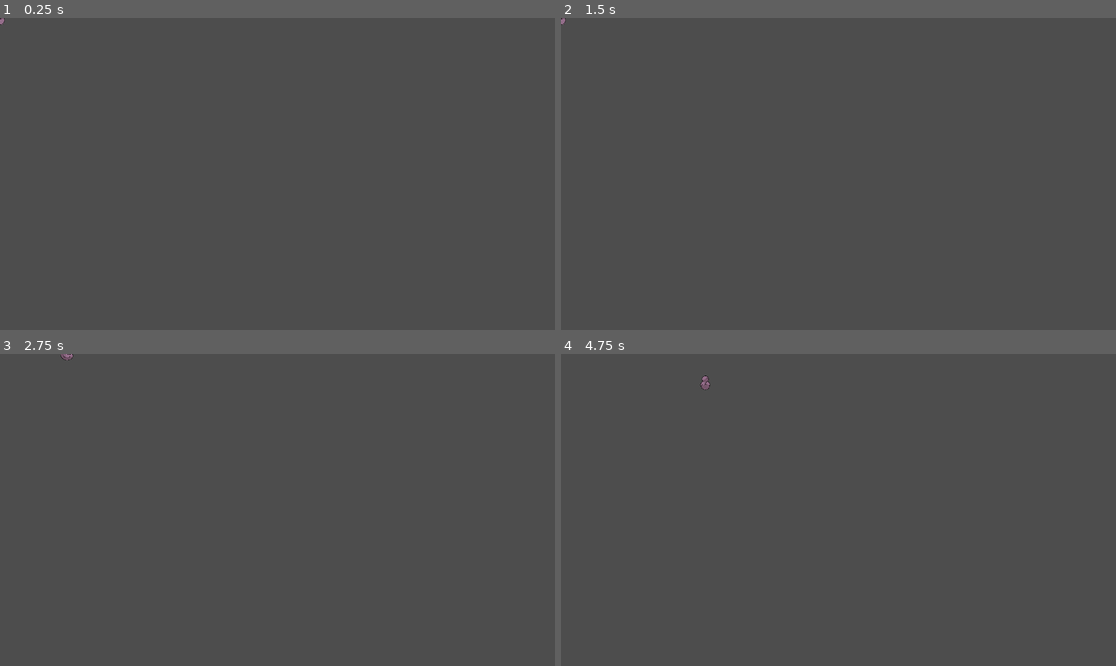
Above: before the commit, frames 1-4 (two rows, left to right).
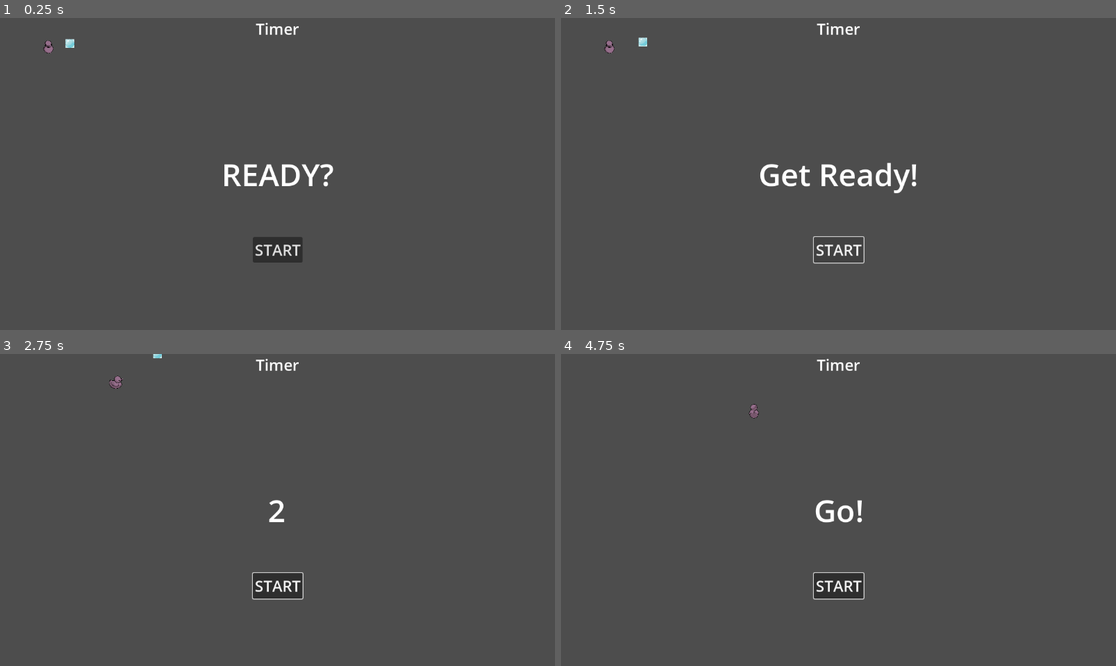
Above: after the commit, the same moments.

Repository: pmaitland/GGJ2025
Game: Godot game, scene res://scenes/noel_level.tscn
The game is run twice, just before and just after one commit, with the same random seed, the same clock (stepped at 60 frames per second) and the same inputs. This scene is started directly instead of the project's main scene.
Inputs (mouse positions are in pixels of both pictures, inside the frame that each line leads up to):
- Up to frame 1 (0.25 s): no input
- Up to frame 2 (1.5 s): click (838, 248) at 0.5 s, where only the run after the commit has a clickable "START"; click (838, 248) at 1.25 s, where only the run after the commit has a clickable "START"
- Up to frame 3 (2.75 s): tap Enter at 2 s; move the mouse to (399, 494) at 2.02 s; press the mouse at (399, 494) at 2.03 s; hold D (move_right) from 2.03 s (still down)
- Up to frame 4 (4.75 s): move the mouse to (727, 525) at 2.77 s; release D (move_right) at 2.78 s; release the mouse at (727, 525) at 2.78 s; hold S (move_down) 2.78-3.53 s; click (727, 525) at 2.85 s; move the mouse to (894, 441) at 3.52 s; press the mouse at (894, 441) at 3.53 s; hold D (move_right) 3.53-4.28 s; move the mouse to (810, 572) at 4.27 s; release the mouse at (810, 572) at 4.28 s; hold Up (move_up) from 4.28 s (still down); click (810, 572) at 4.35 s

The runs differ from the first frame. In frame 1, 1.6% of the frame differs, in the area x 0-61%, y 0-79%; in frame 2, 1.3%; in frame 3, 1.1%; in frame 4, 1.3%.

Commit message:
duplicate main level

Diff:
--- a/ggj25/scenes/noel_level.tscn
+++ b/ggj25/scenes/noel_level.tscn
@@ -1,7 +1,19 @@
-[gd_scene load_steps=2 format=3 uid="uid://cj5ioy4mgtfuc"]
+[gd_scene load_steps=5 format=3 uid="uid://cb2cb20j8b7uv"]
 
+[ext_resource type="Script" path="res://scripts/level.gd" id="1_0jx40"]
 [ext_resource type="PackedScene" uid="uid://bnfisykkl2cb6" path="res://scenes/duck.tscn" id="1_dabtm"]
+[ext_resource type="PackedScene" path="res://scenes/bubble.tscn" id="3_si8mg"]
+[ext_resource type="PackedScene" uid="uid://cbjq3nsk4i6ox" path="res://scenes/HUD.tscn" id="4_88pp2"]
 
 [node name="Node2D" type="Node2D"]
+position = Vector2(101, 59)
+script = ExtResource("1_0jx40")
 
 [node name="duck" parent="." instance=ExtResource("1_dabtm")]
+
+[node name="Bubble" parent="." instance=ExtResource("3_si8mg")]
+position = Vector2(44, -6)
+
+[node name="Hud" parent="." instance=ExtResource("4_88pp2")]
+
+[connection signal="start_game" from="Hud" to="." method="new_game"]
